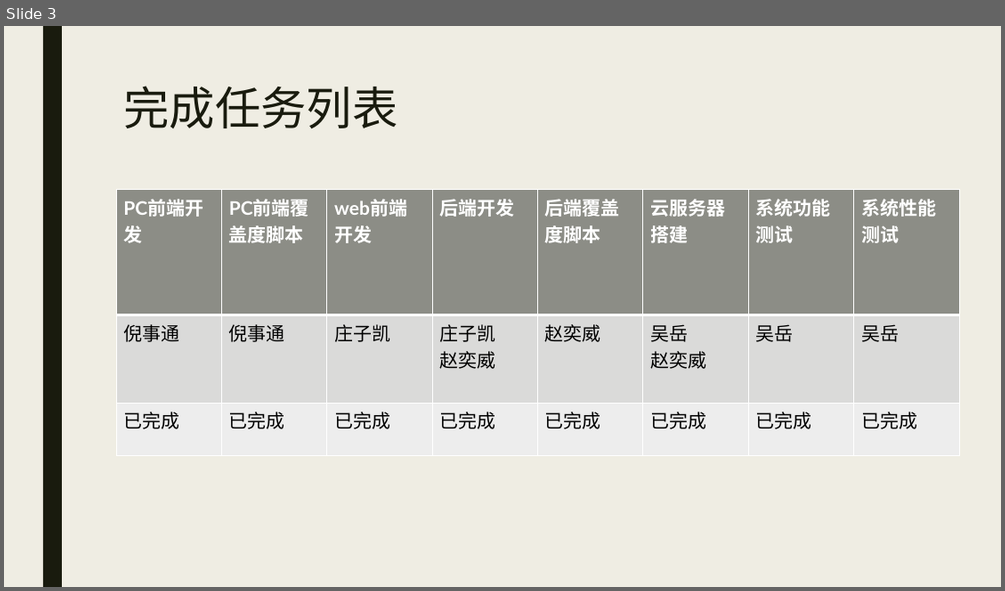
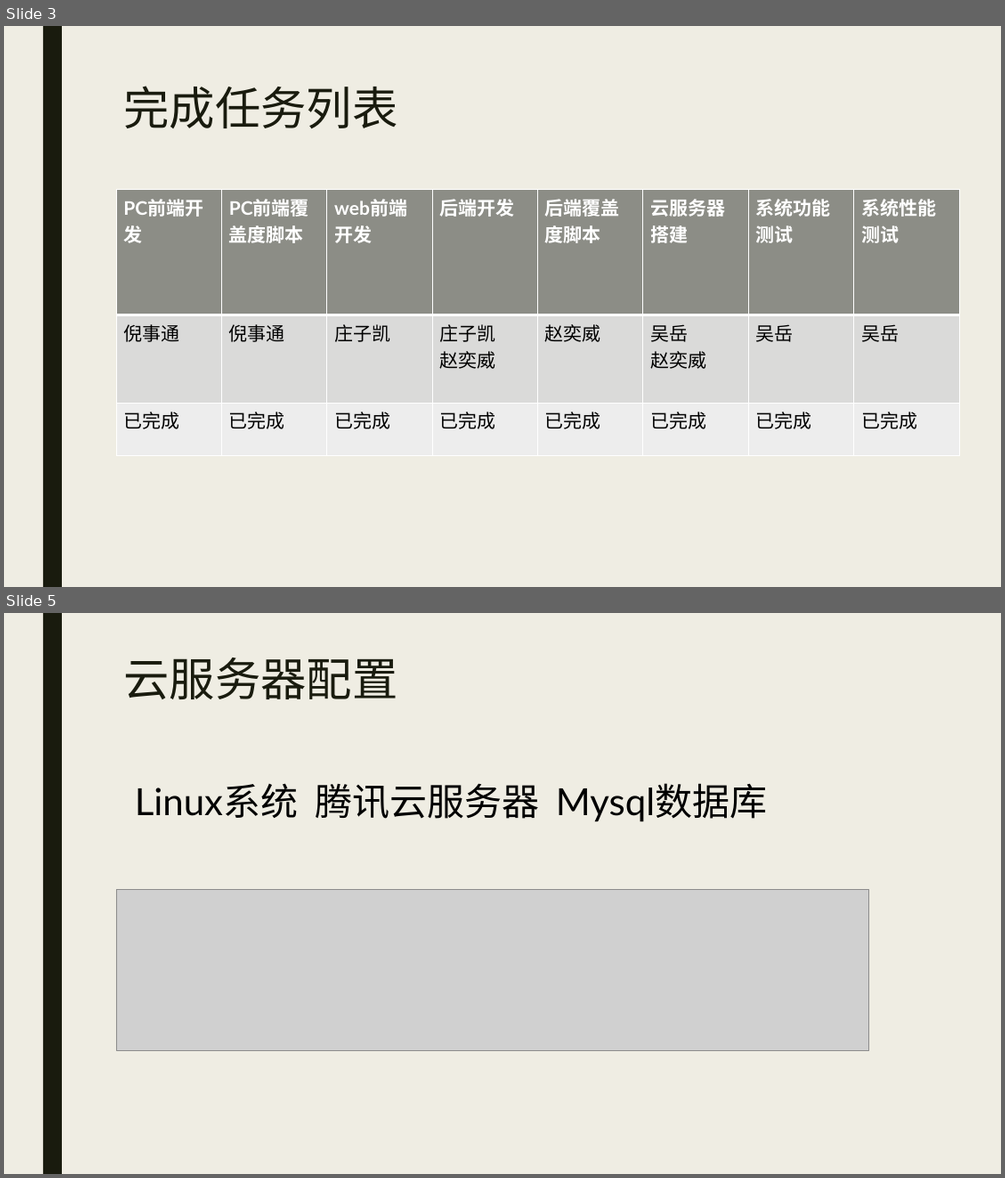
Before and after one commit to DestinyCoderWY/Timeline, a slide deck: 7.展示PPT/Timeline展示PPT.pptx. Shown one above the other, each under a label of ours: slide 3 before the commit, slides 3 and 5 after it; the slides between them are not shown. The pictures are 1005x591 and 1005x1178 pixels, drawn with LibreOffice and Linux fonts; fonts in the diff are those of the drawing; grey boxes stand for pictures. Boxes give left, top, right and bottom in pixels: in the first picture for what was removed or moved away, otherwise in the second. Text is boxed around its words. In the diff, an @@ line names an element or a change of style, - is before the commit and + after.

```diff
--- a/7.展示PPT/Timeline展示PPT.pptx
+++ b/7.展示PPT/Timeline展示PPT.pptx
@@ slide 5 added at <box>4,613,1001,1174</box>, background #EFEDE3; not listed: 1 template element that a slide beside it also shows @@
@@ title added at <box>123,657,397,699</box>, 44 pt, text #191B0E @@
+云服务器配置
@@ text added at <box>135,783,767,822</box>, 36 pt, text #000000 @@
+Linux系统 腾讯云服务器 Mysql数据库
@@ picture added at <box>116,890,868,1051</box> @@
```
Also in this commit, not shown: 3 slides changed, 15 other slides added, 19 slides removed, 1 other file.
